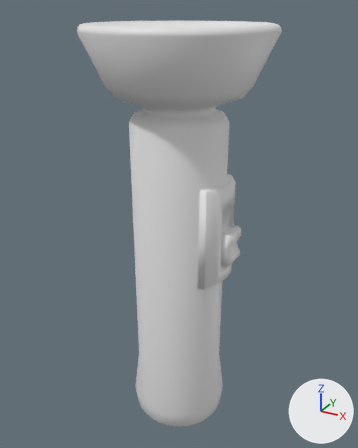
The glTF model GLB/flashlight.glb: old version first, new version second.
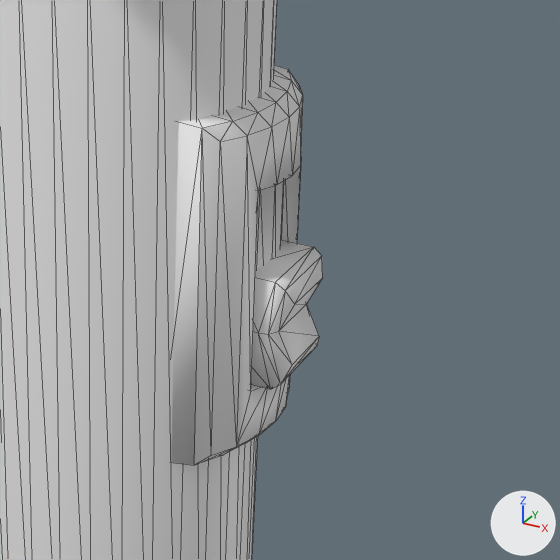
The first picture shows the older version from a 50 mm camera at (0.109, -0.198, 0.099) aimed at (-0.002, 0.003, -0.002). The close-ups show the older and then the newer version on the part from 41% to 87% of the width and 35% to 71% of the height of that picture. Only the edits that show in the close-ups are written down. Lighting does not change. The marker at lower right points along +X, +Y and +Z. The close-ups show mesh edges as thin lines. Vertices at exactly the same position are counted once.
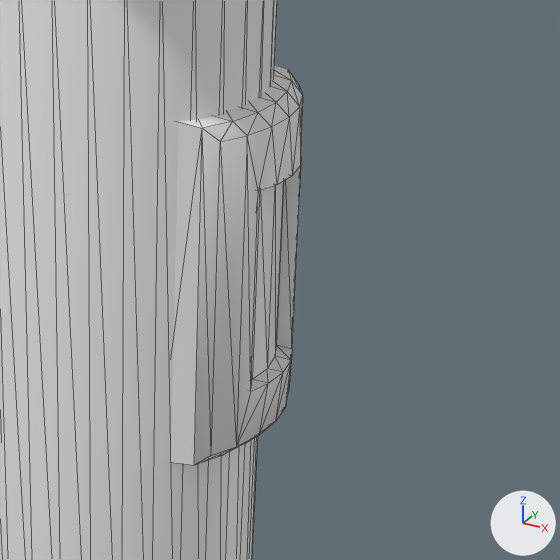
What differs and where, as boxes (x1, y1, x2, y2) in the close-ups (560 x 560 px):
'Cylinder.001', deleted: before (251, 240, 323, 389)
part 1 of me_cylinder_001, shading changed: (251, 165, 301, 391) in both

What changed in the scene script:
```text
Change me_cylinder_001:
    where me_cylinder_001.from_pydata(...)  # 719 vertices, 1332 faces; spans x -0.043..0.043, y -0.043..0.043, z -0.113..0.092
    used by ob_cylinder; location = (0.0, 0.0, 0.0)
    me_cylinder_001 part 1: 20 of the faces centred in x 0.025..0.027, y -0.007..0.007, z -0.015..0.015 are now shaded flat
Remove ob_cylinder_001:
    ob_cylinder_001 = bpy.data.objects.new('Cylinder.001', me_cylinder_002)
    ob_cylinder_001.location = (0.0027, 0.0, 0.0)
```
